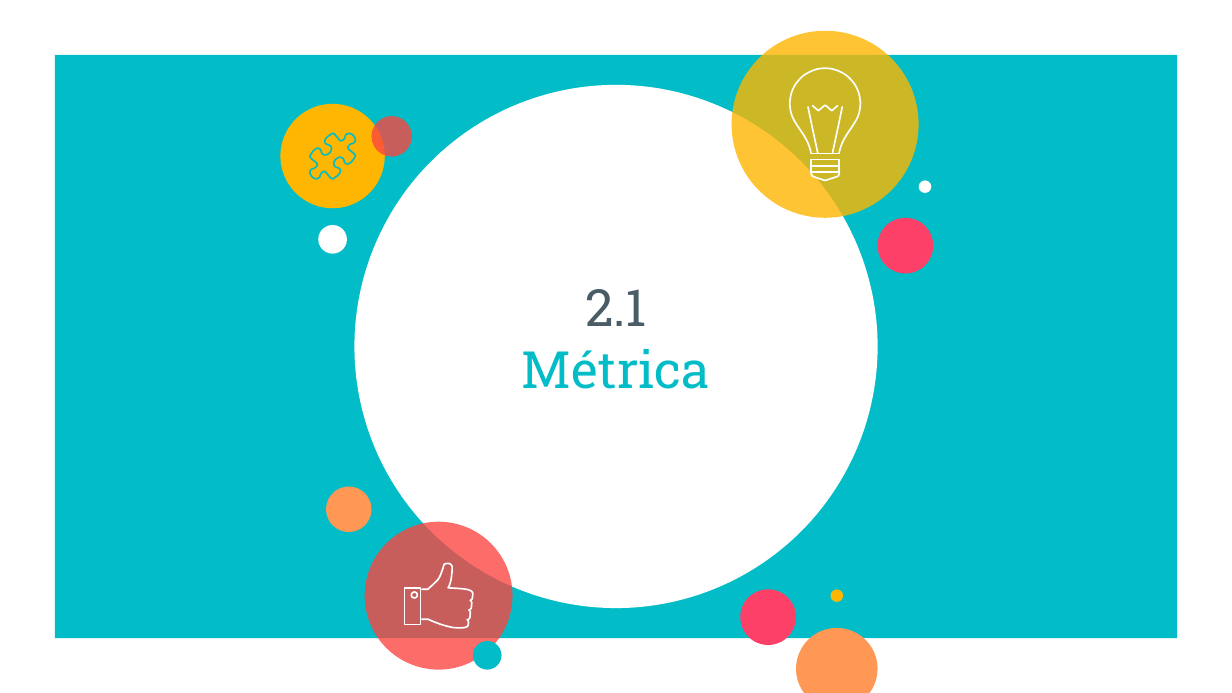
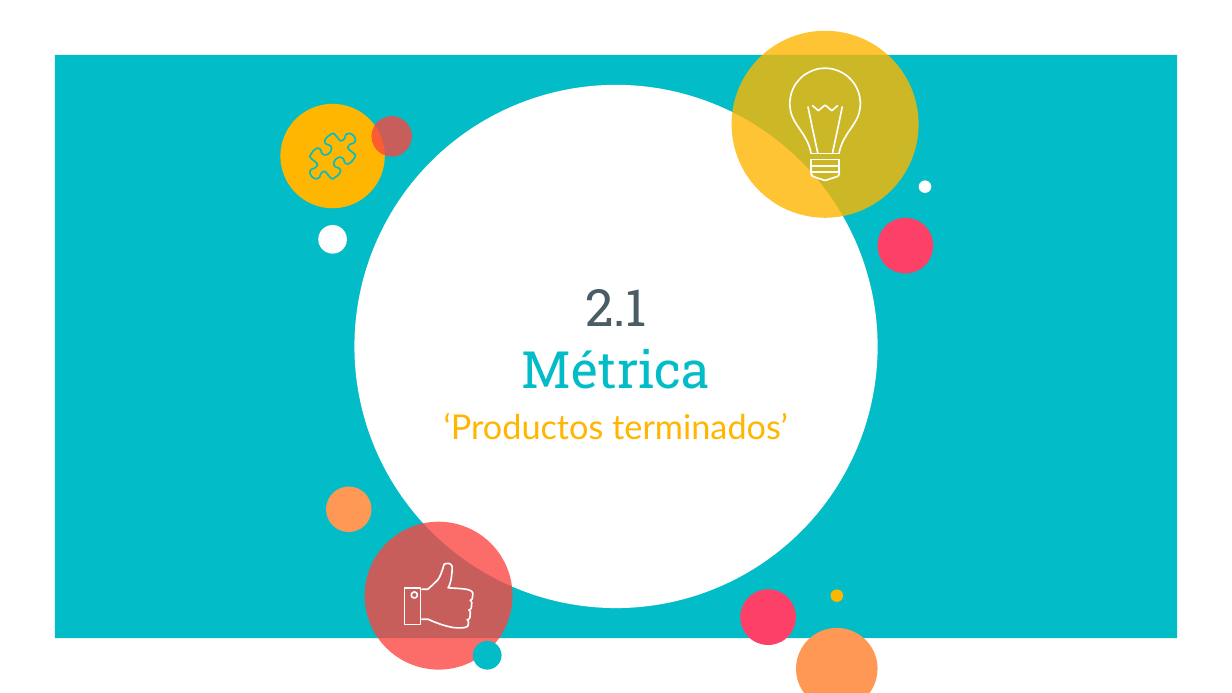
Before and after one commit to JETC-98/OOP, a slide deck: slide 11 of Docs/PrimeraEntrega.pptx. Drawn at 1232x693 pixels with LibreOffice and Linux fonts; fonts in the diff are those of the drawing. Boxes give left, top, right and bottom in pixels: in the first picture for what was removed or moved away, otherwise in the second. Text is boxed around its words. In the diff, an @@ line names an element or a change of style, - is before the commit and + after.

```diff
--- a/Docs/PrimeraEntrega.pptx
+++ b/Docs/PrimeraEntrega.pptx
@@ subtitle added at (444,413,788,440), 20 pt, text #FFB600 @@
+‘Productos terminados’
```
Also in this commit, not shown: 7 other slides changed, 1 slide added, 6 slides removed.
